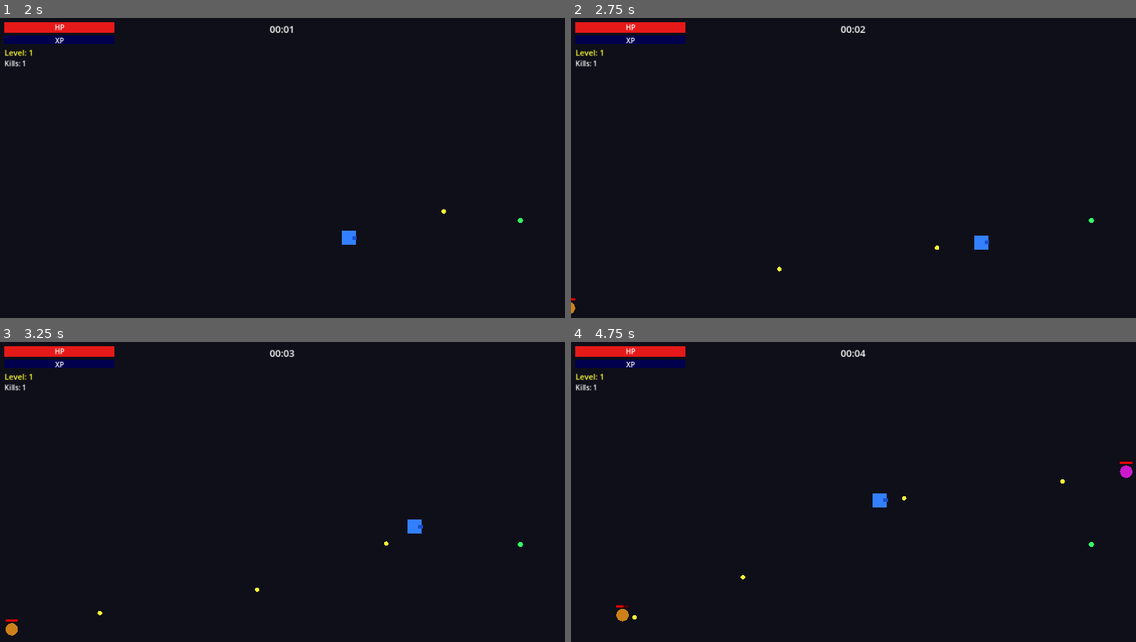
Above: before the commit, frames 1-4 (two rows, left to right).
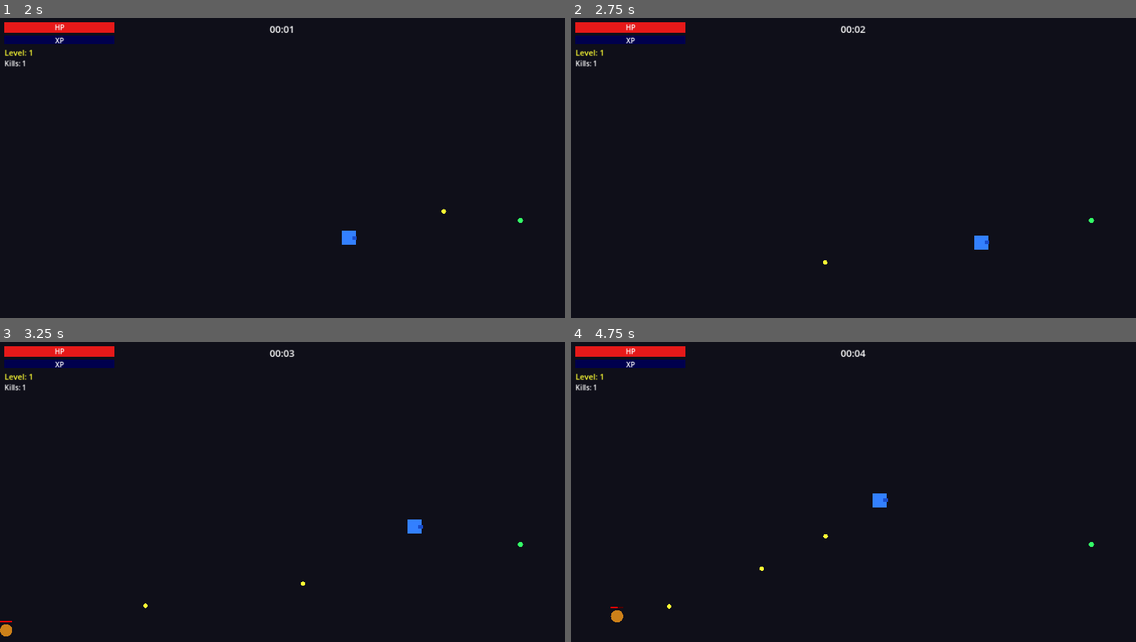
Above: after the commit, the same moments.

Repository: jaehunkim/godotqa
Game: Godot game, scene res://scenes/main.tscn
The game is run twice, just before and just after one commit, with the same random seed, the same clock (stepped at 60 frames per second) and the same inputs.
Inputs:
- Up to frame 1 (2 s): tap Enter at 0.5 s; hold D (move_right) 0.53-1.28 s; hold S (move_down) from 1.28 s (still down)
- Up to frame 2 (2.75 s): release S (move_down) at 2.03 s; hold D (move_right) from 2.03 s (still down)
- Up to frame 3 (3.25 s): release D (move_right) at 2.78 s; hold W (move_up) from 2.78 s (still down)
- Up to frame 4 (4.75 s): release W (move_up) at 3.53 s; hold A (move_left) from 3.53 s (still down)

Frame 1 is identical in both runs. In frame 2, less than 0.1% of the frame differs, in the area x 0-66%, y 75-99%; in frame 3, 0.1%; in frame 4, 0.3%, in the area x 7-100%, y 39-94%.

Commit message:
Update game balance and improve QA pipeline robustness
- Tune balance: slower enemy spawn ramp (0.90x), lower XP threshold (8),
  wider magnet range (60), slower XP scaling (1.1x)
- Switch game designer agent from Anthropic/Claude to OpenAI/GPT-4o
- Improve test stability: handle game-over during upgrade tests,
  click canvas for upgrade selection, add WebGL/SwiftShader flags
- Fix report output directory creation and build export path
- Add Godot .uid tracking files

Co-Authored-By: Claude Opus 4.6 <noreply@anthropic.com>

Diff:
--- a/game/scripts/enemy_spawner.gd
+++ b/game/scripts/enemy_spawner.gd
@@ -1,7 +1,7 @@
 extends Node
 
 var enemy_scene: PackedScene = null
-var spawn_interval: float = 2.0
+var spawn_interval: float = 2.2
 var spawn_timer: float = 0.0
 var difficulty_timer: float = 0.0
 var difficulty_level: int = 1
@@ -29,7 +29,7 @@
 	if difficulty_timer >= 15.0:
 		difficulty_timer = 0.0
 		difficulty_level += 1
-		spawn_interval = maxf(spawn_interval * 0.85, 0.3)
+		spawn_interval = maxf(spawn_interval * 0.90, 0.3)
 
 	if spawn_timer <= 0.0:
 		spawn_timer = spawn_interval
--- a/game/scripts/player.gd
+++ b/game/scripts/player.gd
@@ -16,11 +16,11 @@
 var fire_rate: float = BASE_FIRE_RATE
 var damage: float = BASE_DAMAGE
 var bullet_count: int = BASE_BULLET_COUNT
-var magnet_range: float = 50.0
+var magnet_range: float = 60.0
 var hp_regen: float = 0.0
 
 var current_xp: int = 0
-var xp_to_next: int = 10
+var xp_to_next: int = 8
 var level: int = 1
 
 var shoot_timer: float = 0.0
@@ -121,7 +121,7 @@
 	while current_xp >= xp_to_next:
 		current_xp -= xp_to_next
 		level += 1
-		xp_to_next = int(xp_to_next * 1.3)
+		xp_to_next = int(xp_to_next * 1.1)
 		level_up.emit(level)
 		xp_changed.emit(current_xp, xp_to_next)
 
Not shown, changed: game/icon.svg.import
Not shown, added: game/scripts/bullet.gd.uid
Not shown, added: game/scripts/enemy.gd.uid
Not shown, added: game/scripts/enemy_spawner.gd.uid
Not shown, added: game/scripts/game_over.gd.uid
Not shown, added: game/scripts/grid_lines.gd.uid
Not shown, added: game/scripts/hud.gd.uid
Not shown, added: game/scripts/js_bridge.gd.uid
Not shown, added: game/scripts/main.gd.uid
Not shown, added: game/scripts/player.gd.uid
Not shown, added: game/scripts/upgrade_manager.gd.uid
Not shown, added: game/scripts/upgrade_ui.gd.uid
(and 6 more such lines)
